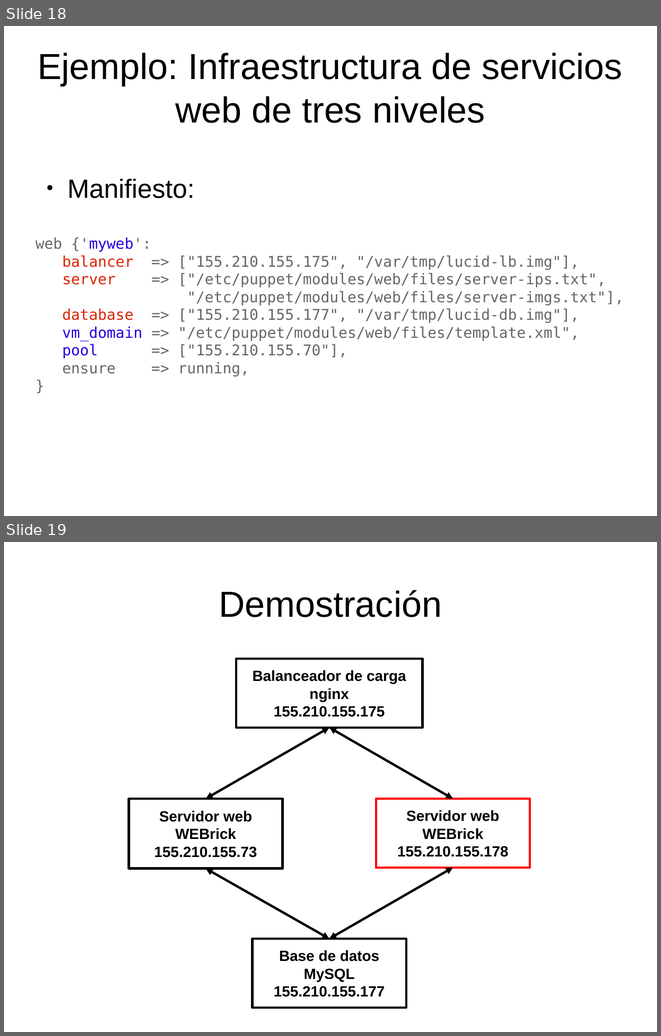
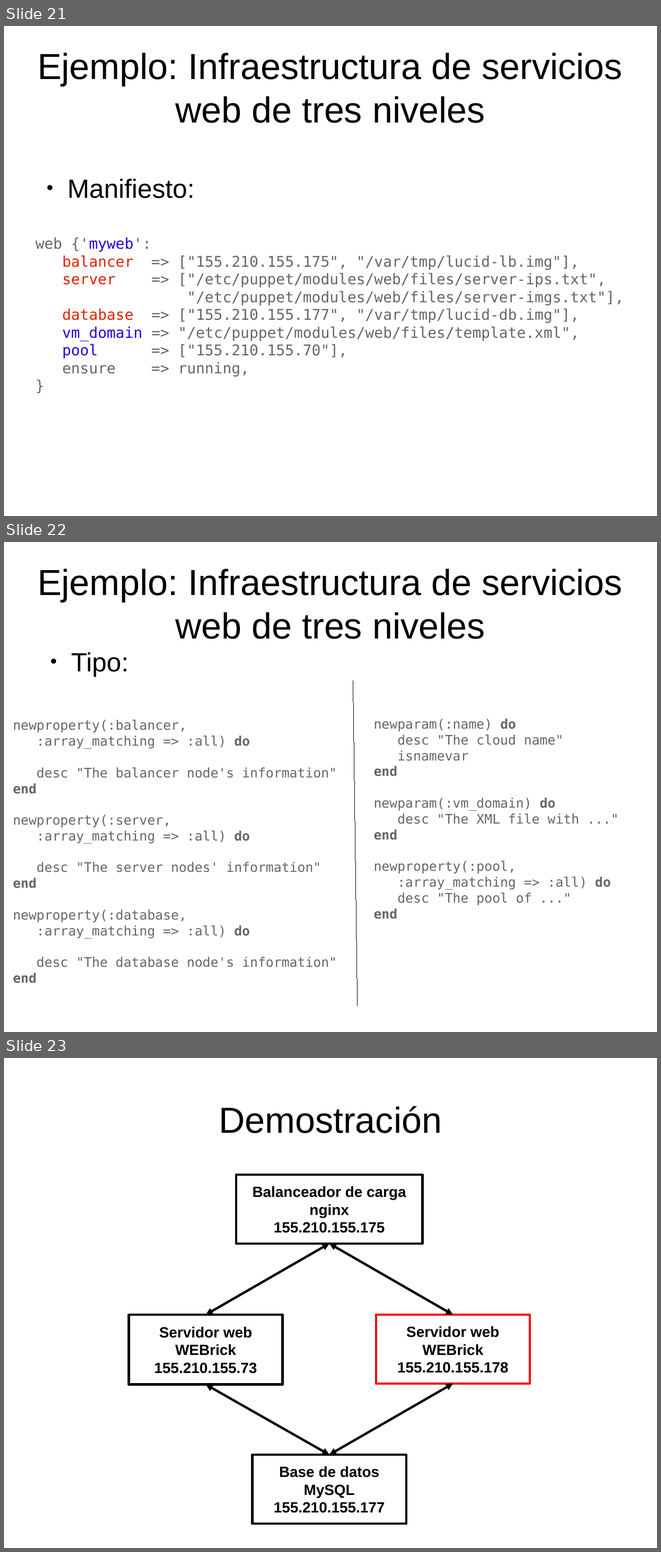
Before and after one commit to dcere/pfc, a slide deck: adm/presentacion/presentacion.odp. Shown one above the other, each under a label of ours: slides 18 and 19 before the commit, slides 21, 22 and 23 after it. The pictures are 661x1036 and 661x1552 pixels, drawn with LibreOffice and Linux fonts; fonts in the diff are those of the drawing. Boxes give left, top, right and bottom in pixels: in the first picture for what was removed or moved away, otherwise in the second. Text is boxed around its words. In the diff, an @@ line names an element or a change of style, - is before the commit and + after.

```diff
--- a/adm/presentacion/presentacion.odp
+++ b/adm/presentacion/presentacion.odp
@@ slide 22 added at [4, 542, 657, 1032], background #FFFFFF @@
@@ title added at [37, 568, 623, 639], 44 pt, text #000000 @@
+Ejemplo: Infraestructura de servicios web de tres niveles
@@ text added at [71, 652, 129, 676], 32 pt, text #000000 @@
+● Tipo:
@@ line added from (353, 681) to (358, 1006), #000000 0 pt @@
@@ text added at [13, 720, 337, 983], 16 pt, text #666666 @@
+newproperty(:balancer,
+:array_matching => :all) do
+desc "The balancer node's information"
+end
+newproperty(:server,
+:array_matching => :all) do
+desc "The server nodes' information"
+end
+newproperty(:database,
+:array_matching => :all) do
+desc "The database node's information"
+end
@@ text added at [374, 718, 611, 919], 16 pt, text #666666 @@
+newparam(:name) do
+desc "The cloud name"
+isnamevar
+end
+newparam(:vm_domain) do
+desc "The XML file with ..."
+end
+newproperty(:pool,
+:array_matching => :all) do
+desc "The pool of ..."
+end
@@ what was slide 18 is now slide 21 @@
@@ what was slide 19 is now slide 23 @@
```
Also in this commit, not shown: 10 slides changed, 5 other slides added, 3 other files.
